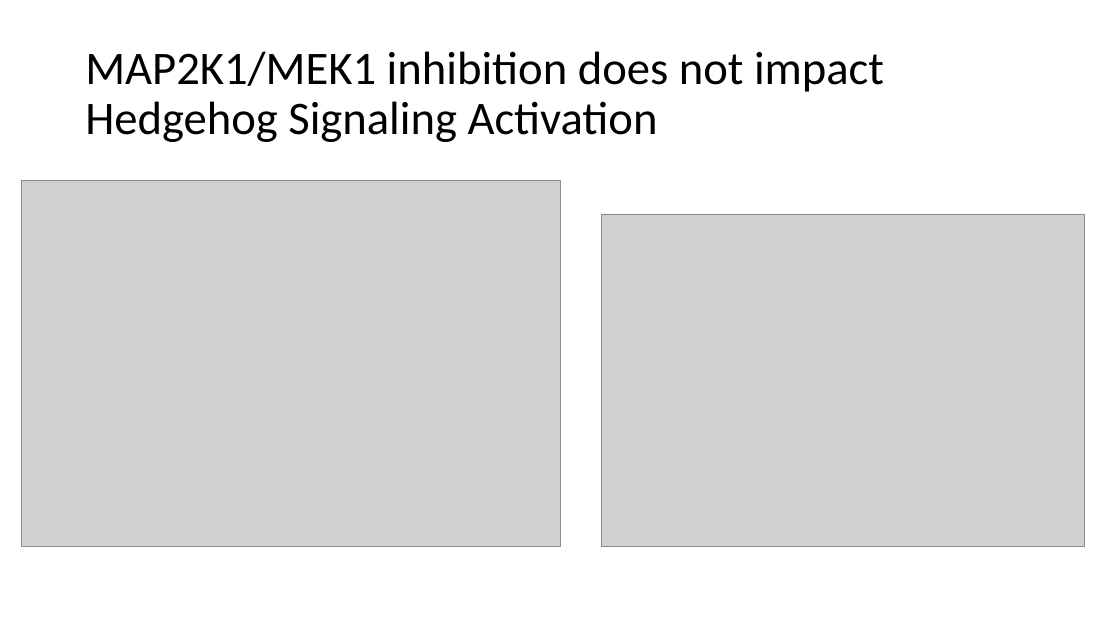
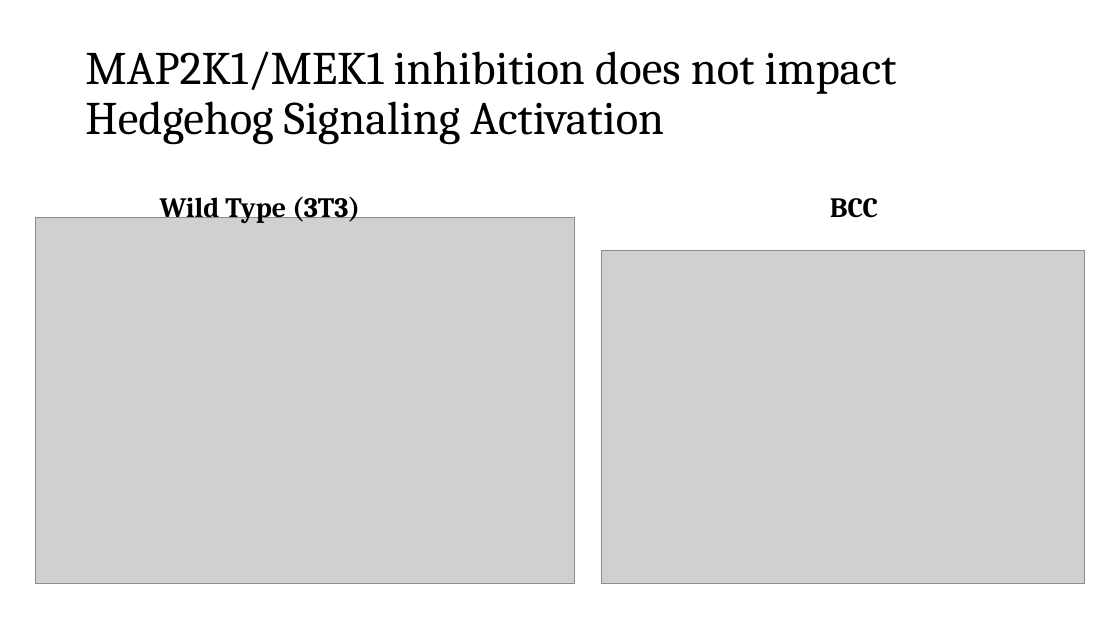
Before and after one commit to phalas25/ph-future-phd, a slide deck: slide 9 of Rotation Wrap Up Presentation.pptx (slide 8 before the commit). Drawn at 1120x630 pixels with LibreOffice and Linux fonts; fonts in the diff are those of the drawing; grey boxes stand for pictures. Boxes give left, top, right and bottom in pixels: in the first picture for what was removed or moved away, otherwise in the second. Text is boxed around its words. In the diff, an @@ line names an element or a change of style, - is before the commit and + after.

```diff
--- a/Rotation Wrap Up Presentation.pptx
+++ b/Rotation Wrap Up Presentation.pptx
@@ title "MAP2K1/MEK1 inhibition does not impact ..." at bbox=[85, 51, 897, 145]: font Calibri to Cambria @@
@@ text added at bbox=[160, 192, 360, 224], 24 pt, text #000000, bold @@
+Wild Type (3T3)
@@ text added at bbox=[830, 198, 878, 218], 24 pt, text #000000, bold @@
+BCC
@@ picture: place and size @@
-picture at bbox=[22, 181, 560, 547]
+picture at bbox=[36, 218, 575, 584]
@@ picture: place and size @@
-picture at bbox=[602, 214, 1085, 547]
+picture at bbox=[602, 251, 1085, 584]
```
Also in this commit, not shown: 12 other slides changed, 5 slides added, 1 slide removed, 5 other files.
